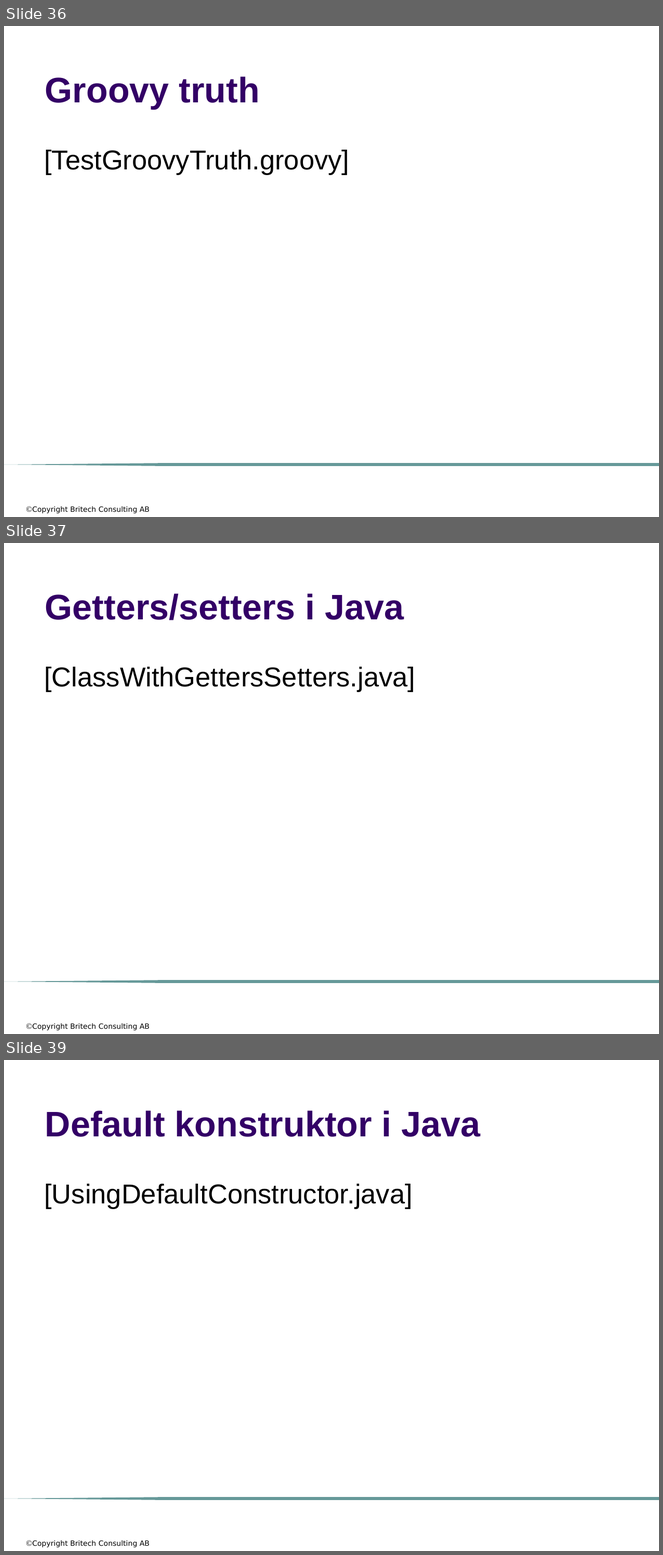
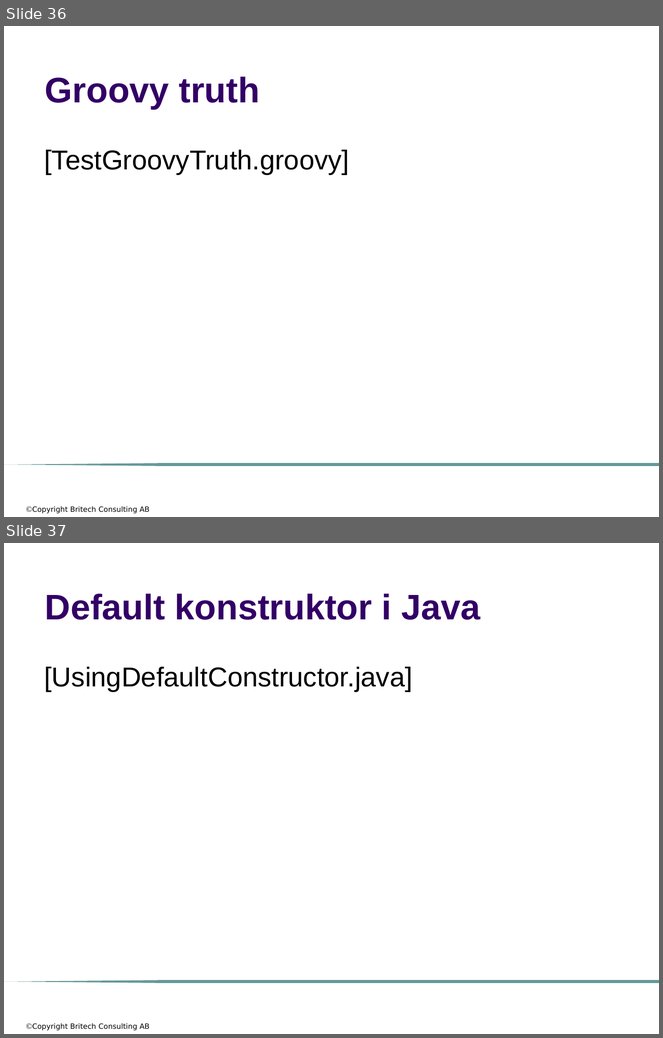
Before and after one commit to me97esn/groovyseminarium, a slide deck: groovyseminarie/dokument/groovyseminarium_source_w_logo.pptx. Shown one above the other, each under a label of ours: slides 36, 37 and 39 before the commit, slides 36 and 37 after it; the slides between them are not shown. The pictures are 663x1555 and 663x1038 pixels, drawn with LibreOffice and Linux fonts; fonts in the diff are those of the drawing; background and template pictures are left out. Boxes give left, top, right and bottom in pixels: in the first picture for what was removed or moved away, otherwise in the second. Text is boxed around its words. In the diff, an @@ line names an element or a change of style, - is before the commit and + after.

```diff
--- a/groovyseminarie/dokument/groovyseminarium_source_w_logo.pptx
+++ b/groovyseminarie/dokument/groovyseminarium_source_w_logo.pptx
@@ slide 37 removed at (x1=4, y1=543, x2=659, y2=1034), background #FFFFFF; not listed: 2 template elements that a slide beside it also shows @@
@@ title removed at (x1=45, y1=593, x2=404, y2=620) @@
-Getters/setters i Java
@@ text removed at (x1=44, y1=667, x2=415, y2=692) @@
-[ClassWithGettersSetters.java]
@@ what was slide 39 is now slide 37 @@
```
Also in this commit, not shown: 1 slide changed, 1 other slide removed, 2 other files.
